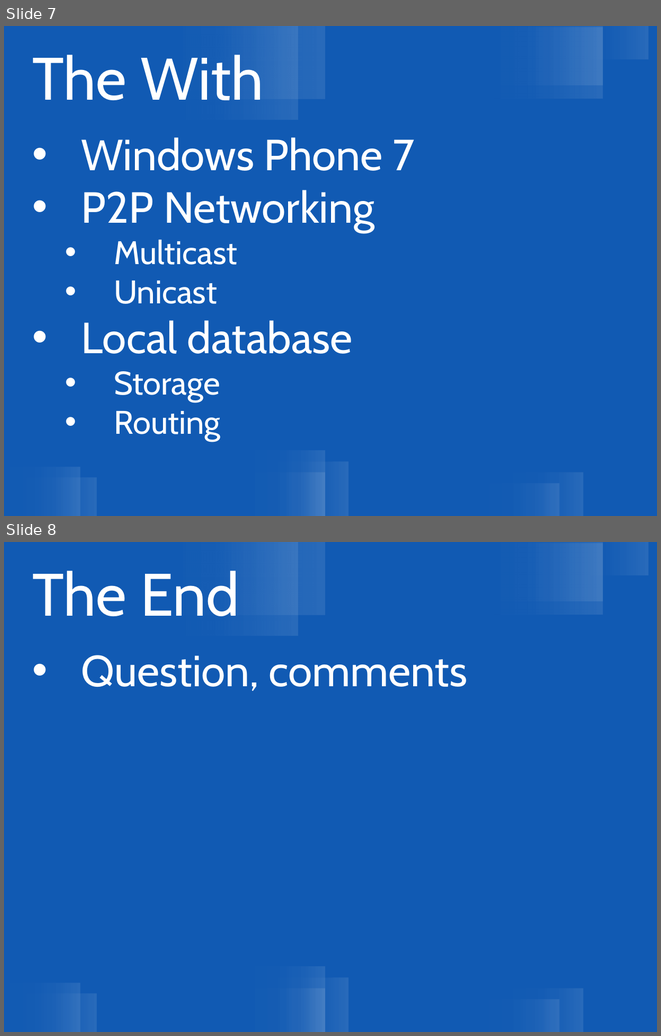
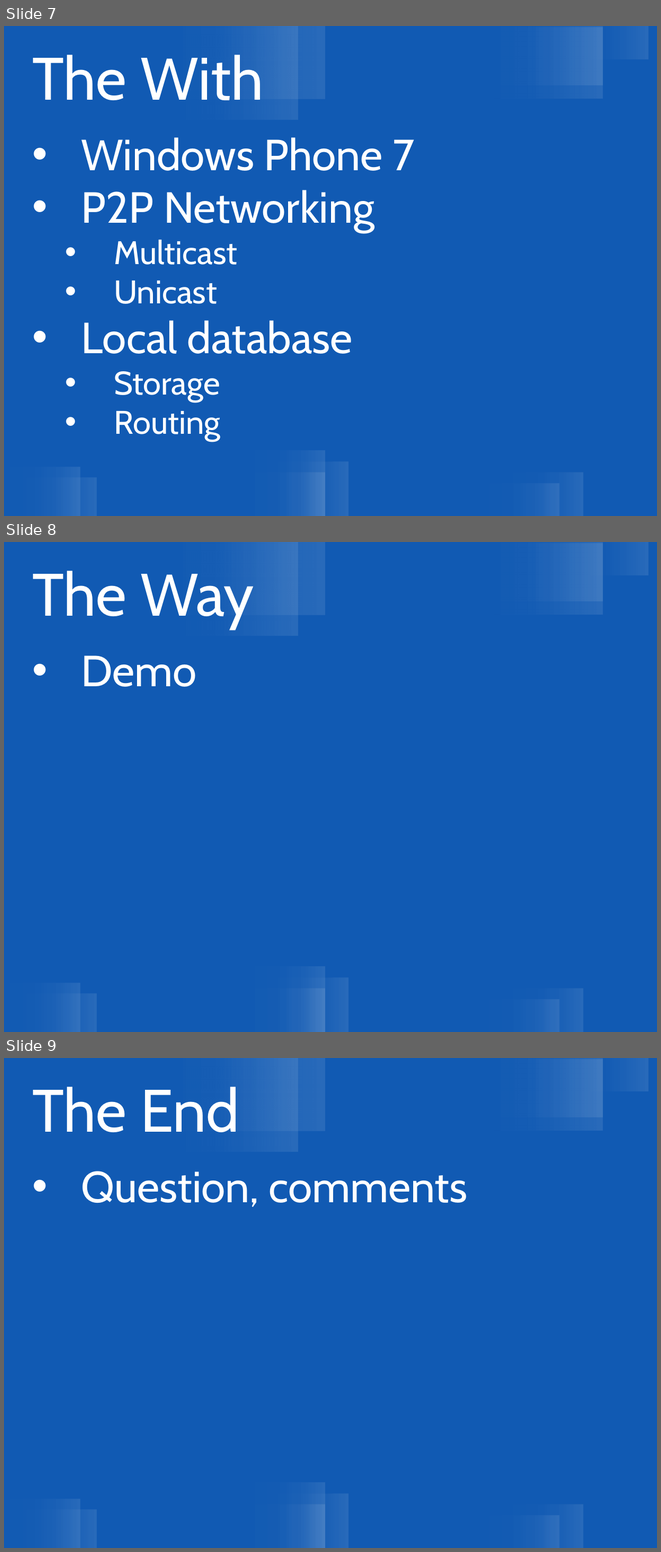
Before and after one commit to aknutas/TinyCircle, a slide deck: Presentations/codecampintro/g3a_ccintro.pptx. Shown one above the other, each under a label of ours: slides 7 and 8 before the commit, slides 7, 8 and 9 after it. The pictures are 661x1036 and 661x1552 pixels, drawn with LibreOffice and Linux fonts; fonts in the diff are those of the drawing. Boxes give left, top, right and bottom in pixels: in the first picture for what was removed or moved away, otherwise in the second. Text is boxed around its words. In the diff, an @@ line names an element or a change of style, - is before the commit and + after.

```diff
--- a/Presentations/codecampintro/g3a_ccintro.pptx
+++ b/Presentations/codecampintro/g3a_ccintro.pptx
@@ slide 8 added at box(4, 542, 657, 1032), background #115AB3; not listed: 17 template elements that a slide beside it also shows @@
@@ text added at box(32, 571, 254, 628), 66 pt, text #FFFFFF @@
+The Way
@@ text added at box(81, 655, 197, 687), 48 pt, text #FFFFFF @@
+• Demo
@@ what was slide 8 is now slide 9 @@
```
Also in this commit, not shown: 1 slide changed.
